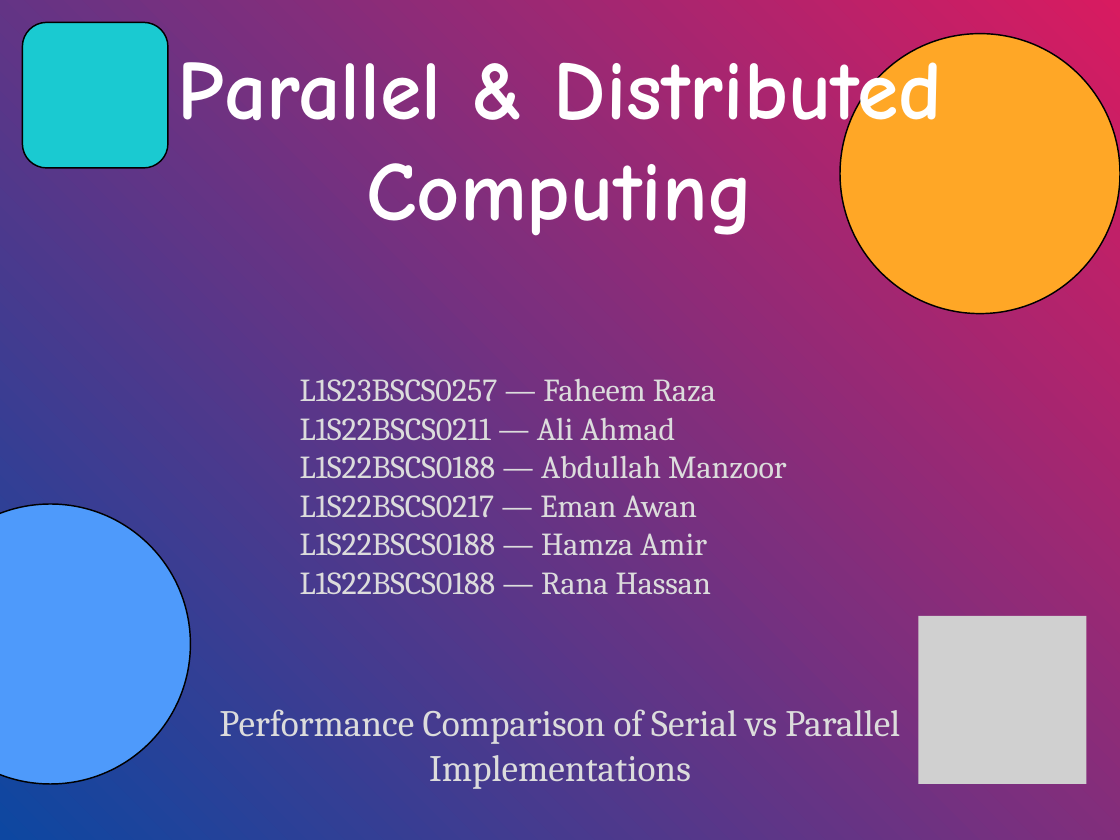
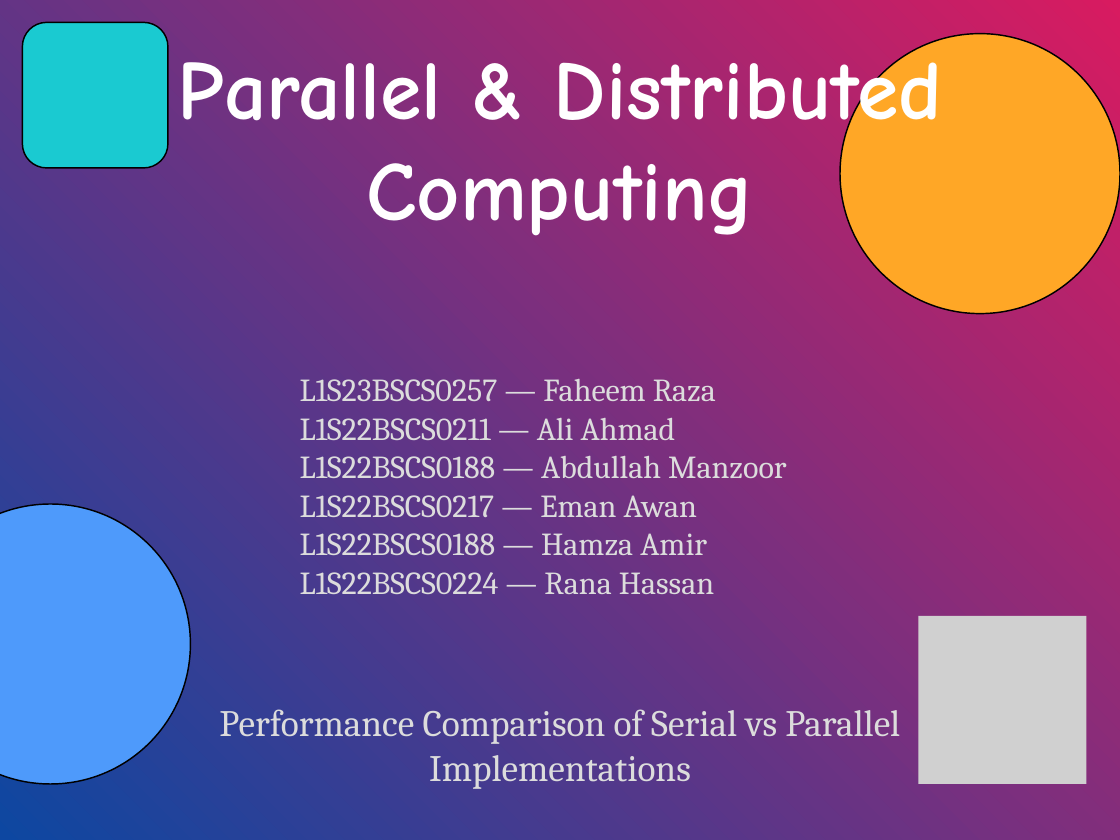
Before and after one commit to faheemraza-192/PDC-PROJECT, a slide deck: slide 1 of WanderHub_AI_Presentation.pptx.pptx. Drawn at 1120x840 pixels with LibreOffice and Linux fonts; fonts in the diff are those of the drawing; grey boxes stand for pictures. Boxes give left, top, right and bottom in pixels: in the first picture for what was removed or moved away, otherwise in the second. Text is boxed around its words. In the diff, an @@ line names an element or a change of style, - is before the commit and + after.

```diff
--- a/WanderHub_AI_Presentation.pptx.pptx
+++ b/WanderHub_AI_Presentation.pptx.pptx
@@ text at (300,572,714,594): text changed @@
-L1S22BSCS0188 — Rana Hassan
+L1S22BSCS0224 — Rana Hassan
```
Also in this commit, not shown: 2 other files.
